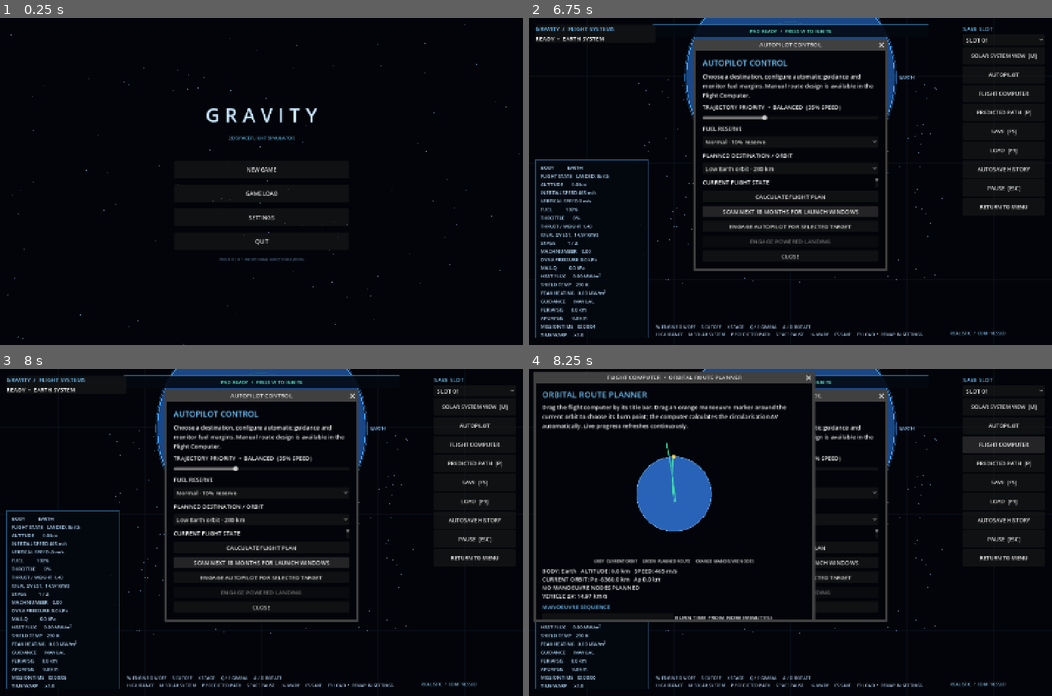
Above: before the commit, frames 1-4 (two rows, left to right).
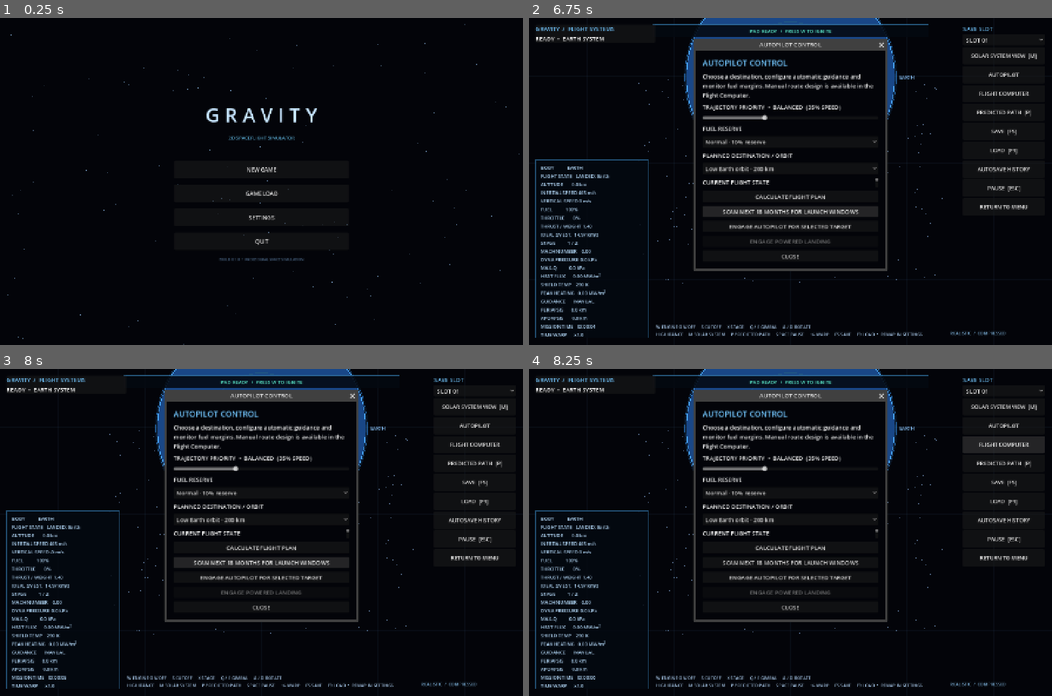
Above: after the commit, the same moments.

Repository: Blagos1195/Gravity-simulator
Game: Godot game, scene res://scenes/main.tscn
The game is run twice, just before and just after one commit, with the same random seed, the same clock (stepped at 60 frames per second) and the same inputs.
Inputs:
- Up to frame 1 (0.25 s): no input
- Up to frame 2 (6.75 s): click "NEW GAME" at 0.5 s; click "CONTINUE TO ROCKET BUILDER" at 1.25 s; click "LAUNCH VEHICLE" at 2 s; click "SLOT 01" at 2.75 s; click "SOLAR SYSTEM VIEW [M]" at 3.5 s; click "AUTOPILOT" at 4.25 s; click "Normal · 10% reserve" at 5 s; click "Normal · 10% reserve" at 5.75 s; click "SCAN NEXT 18 MONTHS FOR LAUNC…" at 6.5 s
- Up to frame 3 (8 s): click "SCAN NEXT 18 MONTHS FOR LAUNC…" at 7.25 s
- Up to frame 4 (8.25 s): click "FLIGHT COMPUTER" at 8 s

Frames 1-3 are identical in both runs. In frame 4, 14% of the frame differs, in the area x 0-55%, y 0-78%.
Error after the commit: Parse Error: Identifier "center" not declared in the current scope. (res://scripts/route_planner.gd:85)

Commit message:
Add draggable destination and Lambert route solver

Diff:
--- a/Gravity/scripts/route_planner.gd
+++ b/Gravity/scripts/route_planner.gd
@@ -24,15 +24,26 @@
 var loading_node := false
 var current_orbit_duration := 7200.0
 var refresh_elapsed := 0.0
+var route_target := Vector2.ZERO
+var has_route_target := false
+var route_duration := 3600.0
+var route_delta_v := 0.0
+var route_status := "NO DESTINATION SELECTED"
+var route_time_input: SpinBox
+var route_report: Label
 
 class OrbitPlot extends Control:
 	signal node_dragged(index: int, world_position: Vector2)
+	signal target_dragged(world_position: Vector2)
 	var body_radius := 0.0
 	var current_path := PackedVector2Array()
 	var planned_path := PackedVector2Array()
 	var node_positions := PackedVector2Array()
 	var rocket_position := Vector2.ZERO
 	var dragging_node := -1
+	var dragging_target := false
+	var target_position := Vector2.ZERO
+	var has_target := false
 	var plot_scale := 1.0
 	var plot_center := Vector2.ZERO
 
@@ -40,15 +51,27 @@
 		if event is InputEventMouseButton and event.button_index == MOUSE_BUTTON_LEFT:
 			if event.pressed:
 				dragging_node = _nearest_node(event.position)
+				dragging_target = dragging_node < 0
 				if dragging_node >= 0:
-					accept_event()
-			elif dragging_node >= 0:
+					node_dragged.emit(dragging_node, _screen_to_world(event.position))
+				elif dragging_target:
+					target_dragged.emit(_screen_to_world(event.position))
+				accept_event()
+			else:
+				if dragging_node >= 0:
+					node_dragged.emit(dragging_node, _screen_to_world(event.position))
+				elif dragging_target:
+					target_dragged.emit(_screen_to_world(event.position))
+				dragging_node = -1
+				dragging_target = false
+				accept_event()
+		elif event is InputEventMouseMotion:
+			if dragging_node >= 0:
 				node_dragged.emit(dragging_node, _screen_to_world(event.position))
-				dragging_node = -1
 				accept_event()
-		elif event is InputEventMouseMotion and dragging_node >= 0:
-			node_dragged.emit(dragging_node, _screen_to_world(event.position))
-			accept_event()
+			elif dragging_target:
+				target_dragged.emit(_screen_to_world(event.position))
+				accept_event()
 
 	func _screen_to_world(screen_position: Vector2) -> Vector2:
 		return Vector2((screen_position.x - plot_center.x) / plot_scale, -(screen_position.y - plot_center.y) / plot_scale)
@@ -58,6 +81,10 @@
 			return -1
 		var nearest_index := -1
 		var nearest_distance := 16.0 * 16.0
+		if has_target:
+			var target_screen: Vector2 = center + Vector2(target_position.x, -target_position.y) * plot_scale
+			draw_circle(target_screen, 8.0, Color(0.25, 0.78, 1.0))
+			draw_arc(target_screen, 12.0, 0.0, TAU, 48, Color(0.55, 0.88, 1.0), 1.8)
 		for index in range(node_positions.size()):
 			var screen_position := plot_center + Vector2(node_positions[index].x, -node_positions[index].y) * plot_scale
 			var distance: float = mouse_position.distance_squared_to(screen_position)
@@ -66,12 +93,14 @@
 				nearest_index = index
 		return nearest_index
 
-	func set_paths(current: PackedVector2Array, planned: PackedVector2Array, markers: PackedVector2Array, radius: float, initial_position: Vector2) -> void:
+	func set_paths(current: PackedVector2Array, planned: PackedVector2Array, markers: PackedVector2Array, radius: float, initial_position: Vector2, destination: Vector2, destination_enabled: bool) -> void:
 		current_path = current
 		planned_path = planned
 		node_positions = markers
 		body_radius = radius
 		rocket_position = initial_position
+		target_position = destination
+		has_target = destination_enabled
 		queue_redraw()
 
 	func _draw() -> void:
@@ -137,7 +166,7 @@
 	root.add_child(heading)
 
 	var description := Label.new()
-	description.text = "Drag the flight computer by its title bar. Drag an orange manoeuvre marker around the current orbit to choose its burn point; the computer calculates the circularisation ΔV automatically. Live progress refreshes continuously."
+	description.text = "Drag anywhere on the orbital map to set or move a destination. Choose a transfer time and the computer solves the two-body transfer, calculates departure ΔV and previews the route. Drag orange burn nodes to edit additional manoeuvres."
 	description.autowrap_mode = TextServer.AUTOWRAP_WORD_SMART
 	root.add_child(description)
 
@@ -145,12 +174,36 @@
 	orbit_plot.custom_minimum_size = Vector2(0, 340)
 	orbit_plot.mouse_filter = Control.MOUSE_FILTER_STOP
 	orbit_plot.node_dragged.connect(_drag_node_to_orbit_position)
+	orbit_plot.target_dragged.connect(_set_route_target)
 	orbit_plot.size_flags_vertical = Control.SIZE_EXPAND_FILL
 	orbit_plot.size_flags_horizontal = Control.SIZE_EXPAND_FILL
 	root.add_child(orbit_plot)
 
+	var destination_row := HBoxContainer.new()
+	destination_row.add_theme_constant_override("separation", 8)
+	root.add_child(destination_row)
+	var duration_label := Label.new()
+	duration_label.text = "TRANSFER TIME (HOURS)"
+	duration_label.vertical_alignment = VERTICAL_ALIGNMENT_CENTER
+	destination_row.add_child(duration_label)
+	route_time_input = SpinBox.new()
+	route_time_input.min_value = 0.1
+	route_time_input.max_value = 8760.0
+	route_time_input.step = 0.5
+	route_time_input.value = route_duration / 3600.0
+	route_time_input.custom_minimum_size.x = 110.0
+	route_time_input.value_changed.connect(_change_route_duration)
+	destination_row.add_child(route_time_input)
+	var clear_target_button := Button.new()
+	clear_target_button.text = "CLEAR DESTINATION"
+	clear_target_button.pressed.connect(_clear_route_target)
+	destination_row.add_child(clear_target_button)
+	route_report = Label.new()
+	route_report.autowrap_mode = TextServer.AUTOWRAP_WORD_SMART
+	root.add_child(route_report)
+
 	var legend := Label.new()
-	legend.text = "GREY  CURRENT ORBIT     GREEN  PLANNED ROUTE     ORANGE  MANOEUVRE NODES"
+	legend.text = "GREY  CURRENT ORBIT     GREEN  PREDICTED ROUTE     BLUE  DESTINATION     ORANGE  BURN NODES"
 	legend.horizontal_alignment = HORIZONTAL_ALIGNMENT_CENTER
 	legend.add_theme_font_size_override("font_size", 11)
 	root.add_child(legend)
@@ -294,6 +347,141 @@
 		return
 	nodes.remove_at(selected_node_index)
 	selected_node_index = mini(selected_node_index, nodes.size() - 1)
+	_rebuild_node_list()
+	_load_selected_node()
+	_update_manoeuvre()
+
+func _change_route_duration(hours: float) -> void:
+	route_duration = hours * 3600.0
+	if has_route_target:
+		_calculate_route()
+
+func _clear_route_target() -> void:
+	has_route_target = false
+	route_delta_v = 0.0
+	route_status = "NO DESTINATION SELECTED"
+	nodes.clear()
+	selected_node_index = -1
+	_rebuild_node_list()
+	_load_selected_node()
+	_update_manoeuvre()
+
+func _set_route_target(world_position: Vector2) -> void:
+	if gravitational_parameter <= 0.0 or relative_position.length() <= 1.0:
+		return
+	route_target = world_position
+	has_route_target = true
+	_calculate_route()
+
+func _stumpff_c(value: float) -> float:
+	if absf(value) < 0.0001:
+		return 0.5 - value / 24.0 + value * value / 720.0
+	if value > 0.0:
+		var root := sqrt(value)
+		return (1.0 - cos(root)) / value
+	var hyperbolic_root := sqrt(-value)
+	if hyperbolic_root > 50.0:
+		return INF
+	return (cosh(hyperbolic_root) - 1.0) / (-value)
+
+func _stumpff_s(value: float) -> float:
+	if absf(value) < 0.0001:
+		return 1.0 / 6.0 - value / 120.0 + value * value / 5040.0
+	if value > 0.0:
+		var root := sqrt(value)
+		return (root - sin(root)) / pow(root, 3.0)
+	var hyperbolic_root := sqrt(-value)
+	if hyperbolic_root > 50.0:
+		return INF
+	return (sinh(hyperbolic_root) - hyperbolic_root) / pow(hyperbolic_root, 3.0)
+
+func _lambert_time_function(z: float, radius_start: float, radius_end: float, parameter_a: float) -> float:
+	var c_value := _stumpff_c(z)
+	var s_value := _stumpff_s(z)
+	if not is_finite(c_value) or not is_finite(s_value) or c_value <= 0.0:
+		return INF
+	var y_value := radius_start + radius_end + parameter_a * (z * s_value - 1.0) / sqrt(c_value)
+	if y_value <= 0.0:
+		return INF
+	return pow(y_value / c_value, 1.5) * s_value + parameter_a * sqrt(y_value)
+
+func _solve_lambert(start_position: Vector2, finish_position: Vector2, duration: float) -> Dictionary:
+	var radius_start := start_position.length()
+	var radius_end := finish_position.length()
+	if radius_start <= 1.0 or radius_end <= 1.0 or duration <= 0.0:
+		return {"valid": false, "reason": "Invalid transfer geometry."}
+	var cosine := clampf(start_position.dot(finish_position) / (radius_start * radius_end), -1.0, 1.0)
+	var sine := start_position.cross(finish_position) / (radius_start * radius_end)
+	if absf(1.0 - cosine) < 0.000001 or absf(sine) < 0.000001:
+		return {"valid": false, "reason": "Destination is too close to a zero- or half-turn geometry."}
+	var parameter_a := sine * sqrt(radius_start * radius_end / (1.0 - cosine))
+	if parameter_a <= 0.0:
+		return {"valid": false, "reason": "The selected destination requires the unsupported long-way transfer direction."}
+	var target_time := sqrt(gravitational_parameter) * duration
+	var lower := -39.0
+	var upper := 39.0
+	var lower_value := _lambert_time_function(lower, radius_start, radius_end, parameter_a) - target_time
+	var upper_value := _lambert_time_function(upper, radius_start, radius_end, parameter_a) - target_time
+	if not is_finite(lower_value) or not is_finite(upper_value) or lower_value * upper_value > 0.0:
+		return {"valid": false, "reason": "No single-revolution transfer solution exists for that destination and time."}
+	for iteration in range(90):
+		var middle := (lower + upper) * 0.5
+		var middle_value := _lambert_time_function(middle, radius_start, radius_end, parameter_a) - target_time
+		if not is_finite(middle_value):
+			upper = middle
+			continue
+		if absf(middle_value) < 0.0001:
+			lower = middle
+			upper = middle
+			break
+		if lower_value * middle_value <= 0.0:
+			upper = middle
+			upper_value = middle_value
+		else:
+			lower = middle
+			lower_value = middle_value
+	var z_value := (lower + upper) * 0.5
+	var c_value := _stumpff_c(z_value)
+	var s_value := _stumpff_s(z_value)
+	var y_value := radius_start + radius_end + parameter_a * (z_value * s_value - 1.0) / sqrt(c_value)
+	if y_value <= 0.0:
+		return {"valid": false, "reason": "Transfer solution is geometrically invalid."}
+	var f_value := 1.0 - y_value / radius_start
+	var g_value := parameter_a * sqrt(y_value / gravitational_parameter)
+	var g_dot := 1.0 - y_value / radius_end
+	if absf(g_value) < 0.000001:
+		return {"valid": false, "reason": "Transfer time is singular for this geometry."}
+	var departure_velocity: Vector2 = (finish_position - f_value * start_position) / g_value
+	var arrival_velocity: Vector2 = (g_dot * finish_position - start_position) / g_value
+	return {"valid": true, "departure_velocity": departure_velocity, "arrival_velocity": arrival_velocity}
+
+func _calculate_route() -> void:
+	if not has_route_target or gravitational_parameter <= 0.0:
+		return
+	var solution := _solve_lambert(relative_position, route_target, route_duration)
+	if not bool(solution.get("valid", false)):
+		route_delta_v = INF
+		route_status = str(solution.get("reason", "No transfer solution."))
+		_update_manoeuvre()
+		return
+	var required_velocity: Vector2 = solution.departure_velocity
+	var required_delta_v: Vector2 = required_velocity - relative_velocity
+	var radial := relative_position.normalized()
+	var tangent := Vector2(-radial.y, radial.x)
+	if relative_position.cross(relative_velocity) < 0.0:
+		tangent = -tangent
+	route_delta_v = required_delta_v.length()
+	route_status = "TRANSFER SOLVED  •  ARRIVAL SPEED %.1f m/s" % Vector2(solution.arrival_velocity).length()
+	var route_node := {
+		"time_offset": 0.0,
+		"prograde": required_delta_v.dot(tangent),
+		"radial": required_delta_v.dot(radial)
+	}
+	if nodes.is_empty():
+		nodes.append(route_node)
+	else:
+		nodes[0] = route_node
+	selected_node_index = 0
 	_rebuild_node_list()
 	_load_selected_node()
 	_update_manoeuvre()
@@ -443,16 +631,16 @@
 		markers.append(plan_position)
 		elapsed = node_time
 	var final_orbit: Dictionary = FlightComputer.orbital_state(plan_position, plan_velocity, gravitational_parameter)
-	var final_duration: float = 7200.0
+	var final_duration: float = route_duration if has_route_target else 7200.0
 	if bool(final_orbit.get("bound", false)):
 		var final_axis: float = float(final_orbit.get("semi_major_axis", 0.0))
 		if final_axis > 0.0:
 			final_duration = TAU * sqrt(pow(final_axis, 3.0) / gravitational_parameter)
-	final_duration = clampf(final_duration, 60.0, 30.0 * 86400.0)
+	final_duration = route_duration if has_route_target else clampf(final_duration, 60.0, 30.0 * 86400.0)
 	var remaining_steps: int = 180
 	var final_result: Dictionary = _append_integrated_path(planned_path, plan_position, plan_velocity, final_duration, remaining_steps)
 	planned_path = final_result.get("path", planned_path)
-	orbit_plot.set_paths(current_path, planned_path, markers, float(current_body.get("radius", 0.0)), relative_position)
+	orbit_plot.set_paths(current_path, planned_path, markers, float(current_body.get("radius", 0.0)), relative_position, route_target, has_route_target)
 	if not nodes.is_empty():
 		var periapsis_altitude: float = (float(final_orbit.get("periapsis", 0.0)) - float(current_body.get("radius", 0.0))) / 1000.0
 		var apoapsis_altitude: float = (float(final_orbit.get("apoapsis", INF)) - float(current_body.get("radius", 0.0))) / 1000.0
@@ -497,6 +685,7 @@
 	burn_report.text = "PLANNED NODES: %d   •   PLANNED ΔV: %.1f m/s   •   USED: %.1f m/s   •   REMAINING: %.1f m/s   •   %s" % [
 		nodes.size(),
 		total_planned_delta_v,
+		"NO SOLUTION" if not is_finite(route_delta_v) else "%.1f m/s" % route_delta_v if has_route_target else "N/A",
 		delta_v_used,
 		available_delta_v,
 		"LAUNCH BEFORE EXECUTING" if landed_state else "CRAFT CRASHED" if crashed_state else "ADD A NON-ZERO BURN" if not valid_nodes else "EXCEEDS VEHICLE ΔV" if total_planned_delta_v > available_delta_v else "READY TO SEND TO AUTOPILOT"
